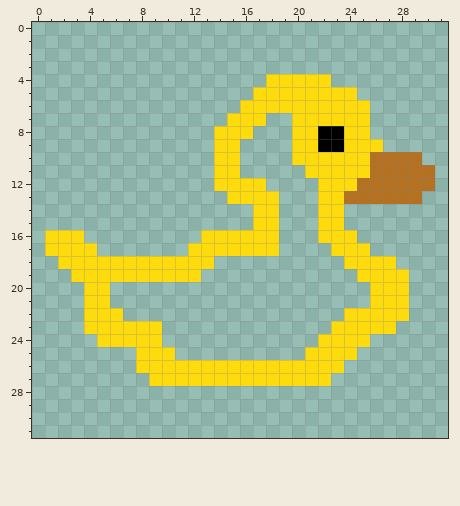
One commit to this pixel-art sprite: images/Duck Logo.png. This is how it looked before the edit.
The file is 32x32 pixels.
And afterwards:
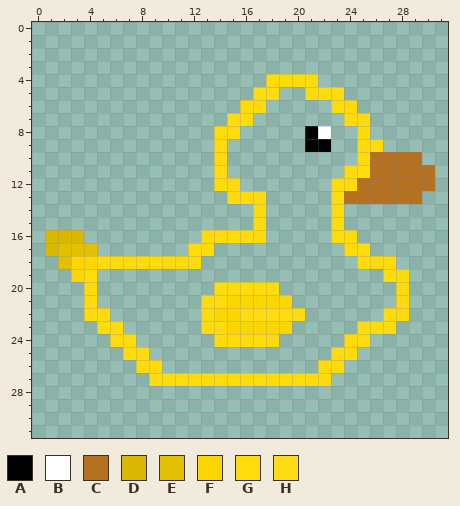
Palette (. is transparent): A #000000  B #ffffff  C #b37121  D #d8b800  E #e3c102  F #fbd601  G #fedb0d  H #fddb15
Diff:
y 4: x 22 G -> .
y 5: x 19..20 GG -> ..; x 24 G -> .
y 6: x 18..22 GGGGG -> .....; x 25 G -> .
y 7: x 17 G -> .; x 20..23 GGGG -> ....
y 8: x 16 G -> .; x 20..24 GGAAG -> .AB..
y 9: x 15 G -> .; x 20..21 GG -> .A; x 23..24 AG -> ..
y 10: x 15 G -> .; x 20..24 GGGGG -> .....
y 11: x 15 G -> .; x 21..23 GGG -> ...
y 12: x 16..17 GG -> ..; x 22 G -> .
y 13..15: x 18 G -> .; x 22 G -> .
y 16: x 1..3 GGG -> DDD; x 18 G -> .; x 22 G -> .
y 17: x 1..4 GGGG -> DEEE; x 14..18 GGGGG -> .....; x 23 G -> .
y 18: x 2..4 GGG -> EFF; x 13 G -> .; x 24 G -> .
y 19: x 3 G -> F; x 5..12 GGGGGGGG -> ........; x 25..26 GG -> ..
y 20: x 5 G -> .; x 14..18 ..... -> GGGGG; x 26..27 GG -> ..
y 21: x 5 G -> .; x 13..19 ....... -> GGFFFFF; x 26..27 GG -> ..
y 22: x 6 G -> .; x 13..20 ........ -> GFFHHHHH; x 24..26 GGG -> ...
y 23: x 4 G -> .; x 7..9 GGG -> ...; x 13..19 ....... -> GGFFFFF; x 23..24 GG -> ..
y 24: x 5 G -> .; x 8..9 GG -> ..; x 14..18 ..... -> GGGGG; x 22..23 GG -> ..
y 25: x 7 . -> G; x 9..10 GG -> ..; x 21..22 GG -> ..
y 26: x 10..21 GGGGGGGGGGGG -> ............
